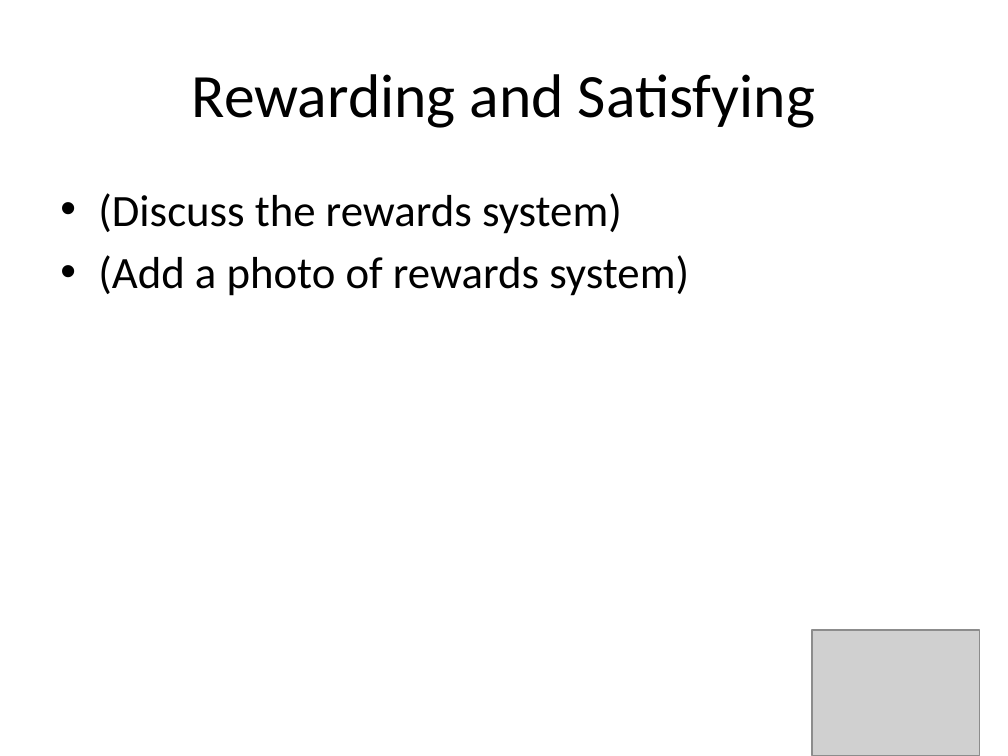
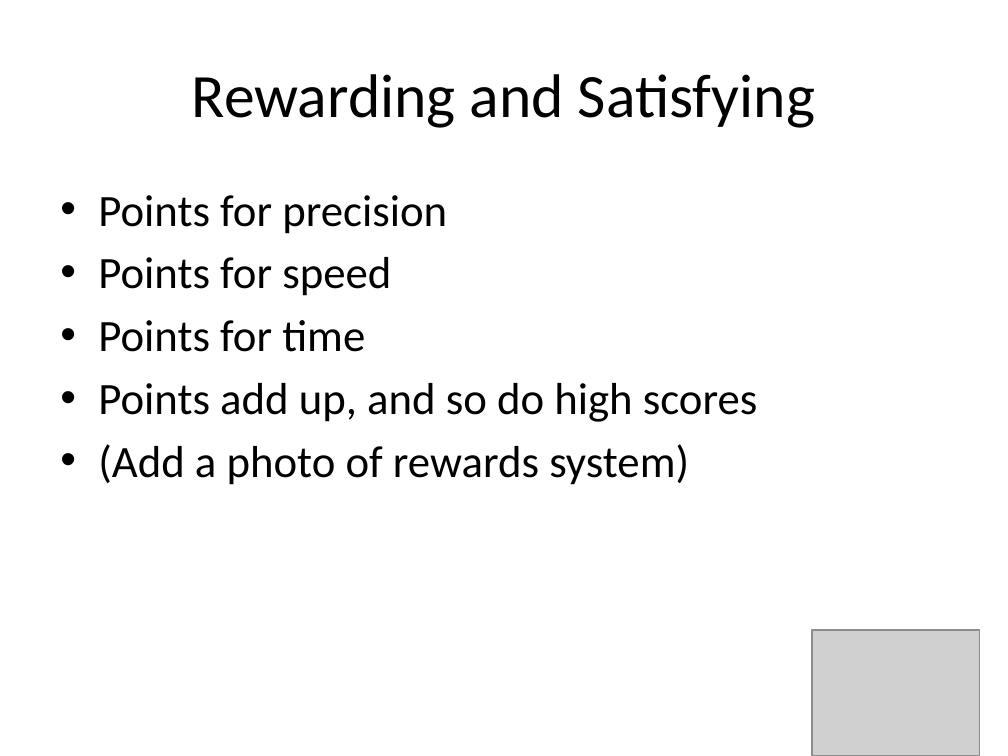
Before and after one commit to amlees/The-Great-Audio-Race, a slide deck: slide 10 of presenationTWO.pptx. Drawn at 1008x756 pixels with LibreOffice and Linux fonts; fonts in the diff are those of the drawing; grey boxes stand for pictures. Boxes give left, top, right and bottom in pixels: in the first picture for what was removed or moved away, otherwise in the second. Text is boxed around its words. In the diff, an @@ line names an element or a change of style, - is before the commit and + after.

```diff
--- a/presenationTWO.pptx
+++ b/presenationTWO.pptx
@@ text at <box>98,195,758,422</box>: text changed @@
-• (Discuss the rewards system)
+• Points for precision
+• Points for speed
+• Points for time
+• Points add up, and so do high scores
```
Also in this commit, not shown: 3 other slides changed.
